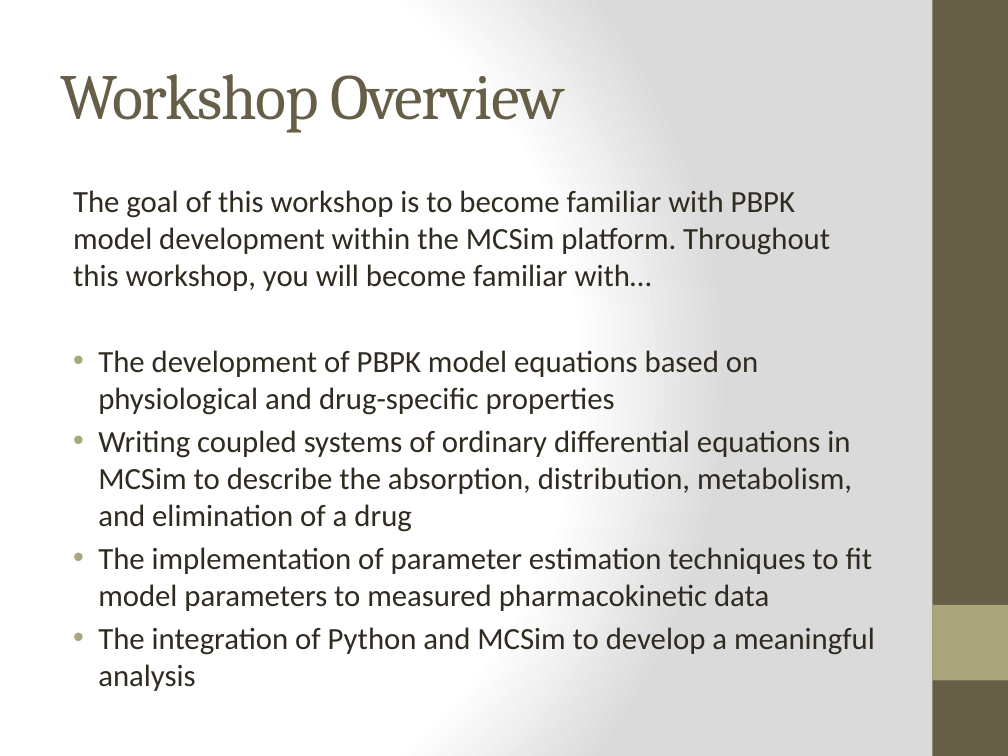
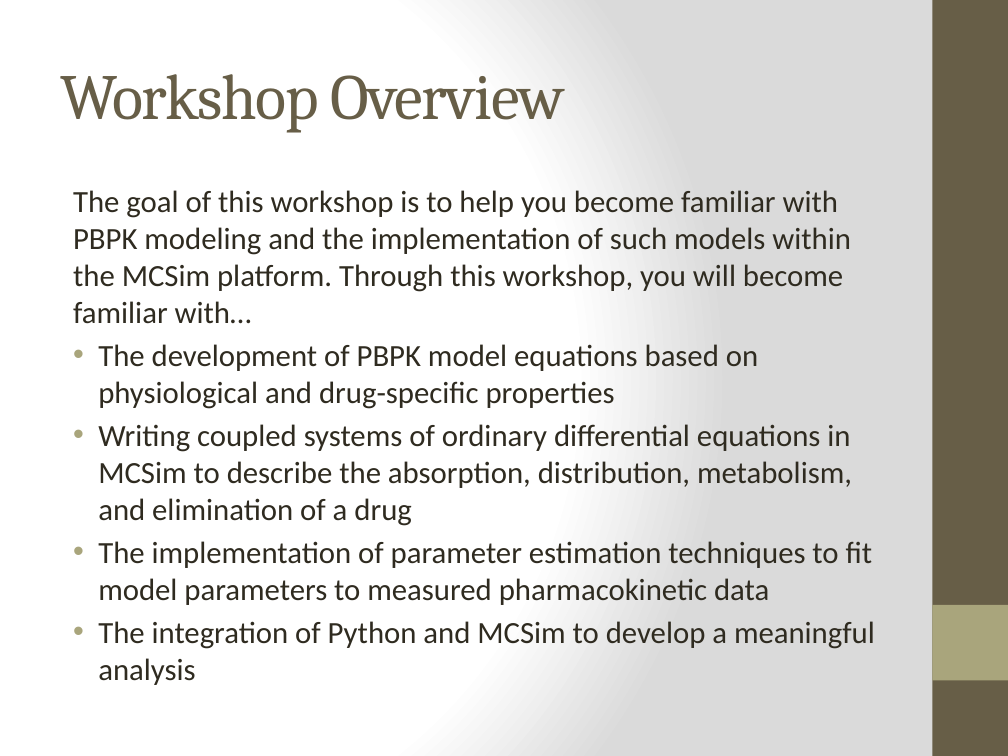
Before and after one commit to CSU-QSPT/PBPK-workshop, a slide deck: slide 2 of Day1_AM/Workshop Overview.pptx. Drawn at 1008x756 pixels with LibreOffice and Linux fonts; fonts in the diff are those of the drawing. Boxes give left, top, right and bottom in pixels: in the first picture for what was removed or moved away, otherwise in the second. Text is boxed around its words. In the diff, an @@ line names an element or a change of style, - is before the commit and + after.

```diff
--- a/Day1_AM/Workshop Overview.pptx
+++ b/Day1_AM/Workshop Overview.pptx
@@ text at (73, 190, 851, 324): text changed @@
-The goal of this workshop is to become familiar with PBPK model development within the MCSim platform. Throughout this workshop, you will become familiar with…
+The goal of this workshop is to help you become familiar with PBPK modeling and the implementation of such models within the MCSim platform. Through this workshop, you will become familiar with…
```
Also in this commit, not shown: 1 other slide changed, 3 slides removed, 1 other file.
